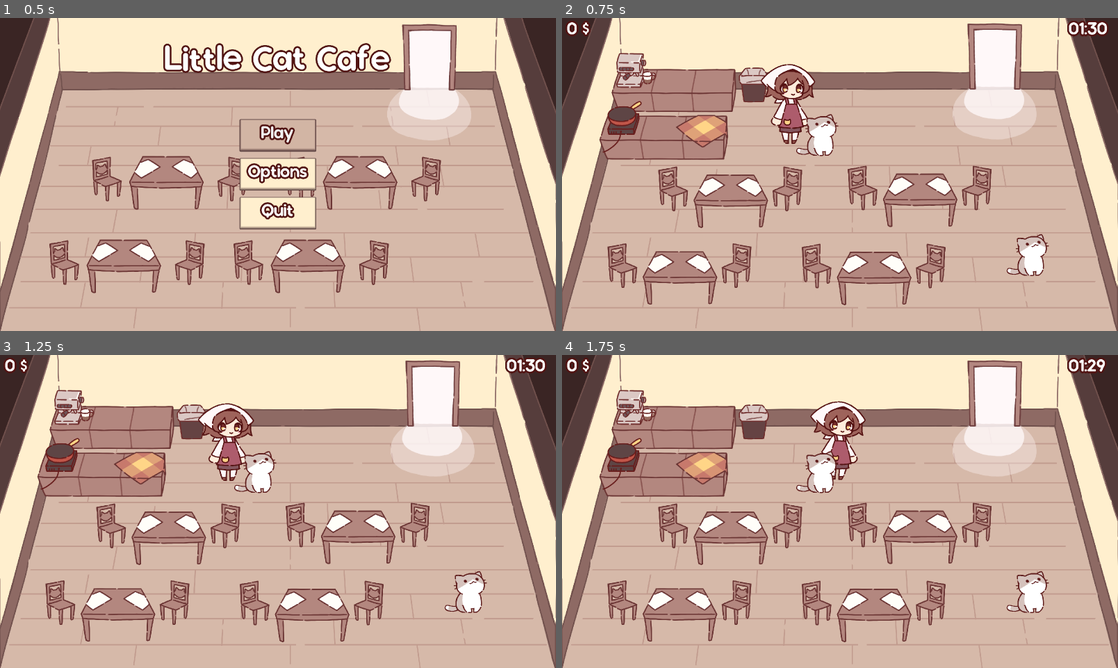
Above: before the commit, frames 1-4 (two rows, left to right).
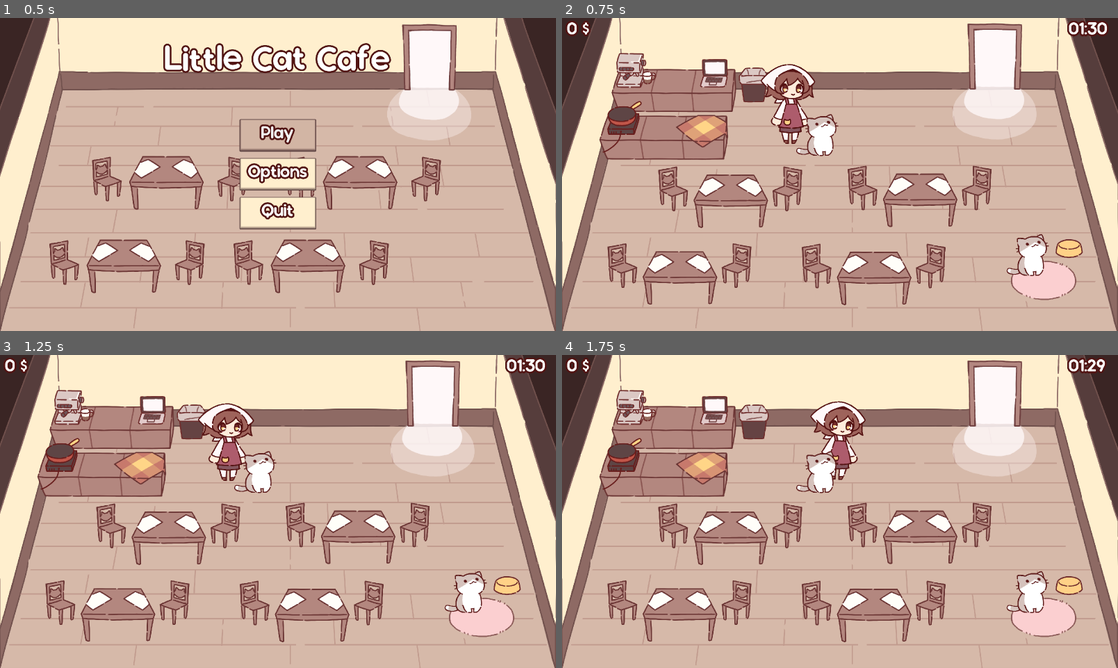
Above: after the commit, the same moments.

Repository: NuTrynity/Little-Cat-Cafe
Game: Godot game, scene res://Nodes/UI/main_menu.tscn
Same seed, same stepped clock (60 frames per second), same inputs: the game is played once before the commit and once after it.
Inputs:
- Up to frame 1 (0.5 s): no input
- Up to frame 2 (0.75 s): click "Play" at 0.5 s
- Up to frame 3 (1.25 s): no input
- Up to frame 4 (1.75 s): hold Right (move_right) from 1.28 s (still down); hold E (interact) from 1.28 s (still down)

Frame 1 is identical in both runs. In frame 2, 1.6% of the frame differs, in the area x 24-94%, y 13-91%; in frame 3, 1.6%; in frame 4, 1.6%.

Commit message:
added sprites and object nodes

Diff:
--- /dev/null
+++ b/Nodes/ObjectNodes/cat_bowl.tscn
@@ -0,0 +1,9 @@
+[gd_scene load_steps=2 format=3 uid="uid://bngeckmou6uko"]
+
+[ext_resource type="Texture2D" uid="uid://bspy48lsi5byg" path="res://Sprites/cat_bowl_empty.png" id="1_aq4ng"]
+
+[node name="CatBowl" type="Node2D"]
+
+[node name="CatBowlEmpty" type="Sprite2D" parent="."]
+position = Vector2(-1, -30)
+texture = ExtResource("1_aq4ng")
--- /dev/null
+++ b/Nodes/ObjectNodes/cat_carpet.tscn
@@ -0,0 +1,9 @@
+[gd_scene load_steps=2 format=3 uid="uid://i145yj5f8vf5"]
+
+[ext_resource type="Texture2D" uid="uid://ba1f4ixnklk6w" path="res://Sprites/cat carpet.png" id="1_lilff"]
+
+[node name="CatCarpet" type="Node2D"]
+
+[node name="CatCarpet" type="Sprite2D" parent="."]
+position = Vector2(-2, -4)
+texture = ExtResource("1_lilff")
--- /dev/null
+++ b/Nodes/ObjectNodes/computer.tscn
@@ -0,0 +1,9 @@
+[gd_scene load_steps=2 format=3 uid="uid://tqd0mxisnb8a"]
+
+[ext_resource type="Texture2D" uid="uid://cfbu87a3ripl1" path="res://Sprites/laptop.png" id="1_hl1rb"]
+
+[node name="Computer" type="Node2D"]
+
+[node name="Laptop" type="Sprite2D" parent="."]
+position = Vector2(6, -33)
+texture = ExtResource("1_hl1rb")
--- a/Scripts/CharacterScripts/Cat.gd
+++ b/Scripts/CharacterScripts/Cat.gd
@@ -11,6 +11,7 @@
 @export var idle_speed : int = 70
 @export var approach_speed : int = 110
 @export var cd_duration : float = 4.0
+@export var rating_value : int = 5
 
 @onready var standing_timer := Timer.new() as Timer
 @onready var pause_timer := Timer.new() as Timer
--- a/scene_0.tscn
+++ b/scene_0.tscn
@@ -6,16 +6,19 @@
 [ext_resource type="Texture2D" uid="uid://b74ywh15xssbc" path="res://Sprites/placeholder sprites/circle.png" id="3_dell3"]
 [ext_resource type="PackedScene" uid="uid://yom2vulkaxjp" path="res://Nodes/ObjectNodes/coffee_machine.tscn" id="3_gcijj"]
 [ext_resource type="Texture2D" uid="uid://blrr0cda1r7o1" path="res://Sprites/placeholder sprites/diamond.png" id="4_5jd3c"]
+[ext_resource type="PackedScene" uid="uid://tqd0mxisnb8a" path="res://Nodes/ObjectNodes/computer.tscn" id="4_te6tn"]
 [ext_resource type="PackedScene" uid="uid://cm422xf5fxbvw" path="res://Nodes/ObjectNodes/fryPan.tscn" id="5_8y7s3"]
 [ext_resource type="PackedScene" uid="uid://dn7syyuqpvd4a" path="res://Nodes/ObjectNodes/pickup_tablecloth.tscn" id="5_mbm84"]
 [ext_resource type="Texture2D" uid="uid://cqr7o43frrdiv" path="res://Sprites/placeholder sprites/square.png" id="5_w0a7h"]
 [ext_resource type="Texture2D" uid="uid://cdcy8g4m6w5x6" path="res://Sprites/placeholder sprites/triangle.png" id="6_vtal8"]
 [ext_resource type="PackedScene" uid="uid://cpejkpxtal6m5" path="res://Nodes/ObjectNodes/garbage_bin.tscn" id="6_ye04p"]
 [ext_resource type="PackedScene" uid="uid://c7nlsk4gpsge5" path="res://Nodes/UI/user_interface.tscn" id="8_4oqfw"]
+[ext_resource type="PackedScene" uid="uid://bngeckmou6uko" path="res://Nodes/ObjectNodes/cat_bowl.tscn" id="8_splhs"]
 [ext_resource type="Texture2D" uid="uid://cof84450vlo1w" path="res://Sprites/room.png" id="9_lubdl"]
 [ext_resource type="PackedScene" uid="uid://p8f1yfir4e6i" path="res://Nodes/CharacterNodes/cat.tscn" id="9_qriue"]
 [ext_resource type="PackedScene" uid="uid://b2soaa4584xu4" path="res://Nodes/ObjectNodes/door.tscn" id="14_1augc"]
 [ext_resource type="PackedScene" uid="uid://cubfrbk4ecgv4" path="res://Nodes/ObjectNodes/table.tscn" id="14_l1tow"]
+[ext_resource type="PackedScene" uid="uid://i145yj5f8vf5" path="res://Nodes/ObjectNodes/cat_carpet.tscn" id="16_6nit4"]
 [ext_resource type="AudioStream" uid="uid://bh3brjbcwn4o6" path="res://Assets/Music/Gameplay.wav" id="16_urv4l"]
 
 [sub_resource type="TileSetAtlasSource" id="TileSetAtlasSource_jwwdi"]
@@ -66,6 +69,10 @@
 position = Vector2(514, 409)
 scale = Vector2(0.97, 0.97)
 
+[node name="Computer" parent="KitchenCounter" instance=ExtResource("4_te6tn")]
+position = Vector2(190.722, -125.773)
+scale = Vector2(1.03093, 1.03093)
+
 [node name="CoffeeMachine" parent="KitchenCounter" instance=ExtResource("3_gcijj")]
 position = Vector2(-207.216, -121.65)
 scale = Vector2(1.03093, 1.03093)
@@ -81,6 +88,9 @@
 
 [node name="GarbageBin" parent="." instance=ExtResource("6_ye04p")]
 position = Vector2(883, 374)
+
+[node name="CatBowl" parent="." instance=ExtResource("8_splhs")]
+position = Vector2(2336, 1088)
 
 [node name="Player" parent="." instance=ExtResource("1_5ew65")]
 position = Vector2(1051, 567)
@@ -106,6 +116,9 @@
 offset_right = 40.0
 offset_bottom = 40.0
 texture = ExtResource("9_lubdl")
+
+[node name="CatCarpet" parent="Background" instance=ExtResource("16_6nit4")]
+position = Vector2(2219, 1210)
 
 [node name="StaticBody2D" type="StaticBody2D" parent="."]
 position = Vector2(274, 664)
Binary file added: Sprites/annoyed_scribble1.png
Not shown, added: Sprites/annoyed_scribble1.png.import
Binary file added: Sprites/annoyed_scribble2.png
Not shown, added: Sprites/annoyed_scribble2.png.import
Binary file added: Sprites/laptop.png
Not shown, added: Sprites/laptop.png.import
Not shown: 1 places in scene_0.tscn that only renumber resources
